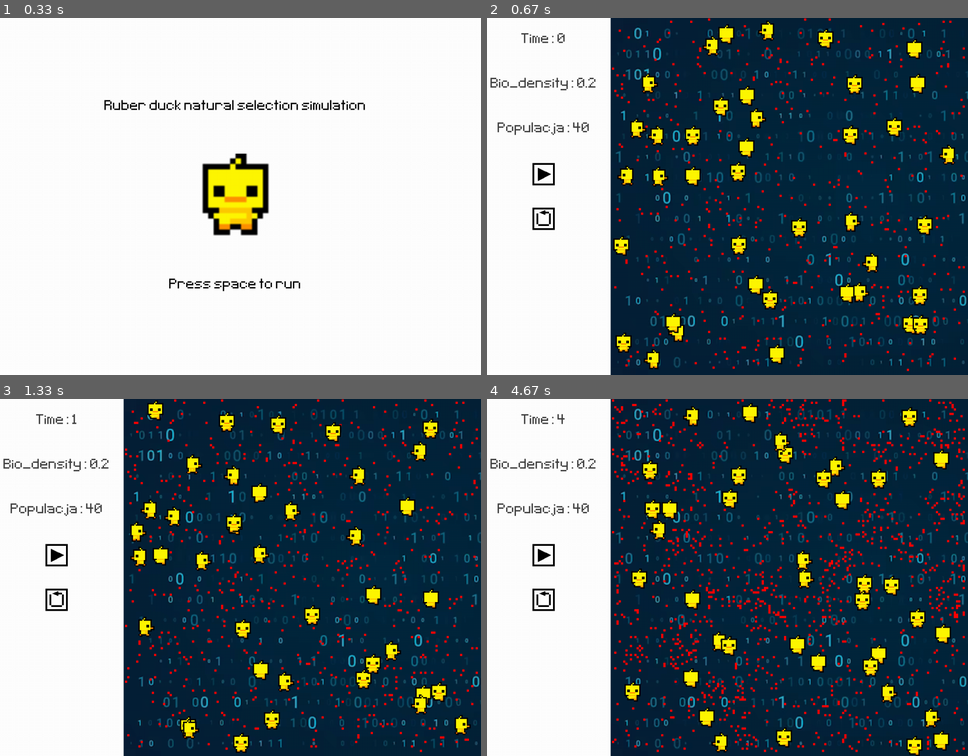
Above: before the commit, frames 1-4 (two rows, left to right).
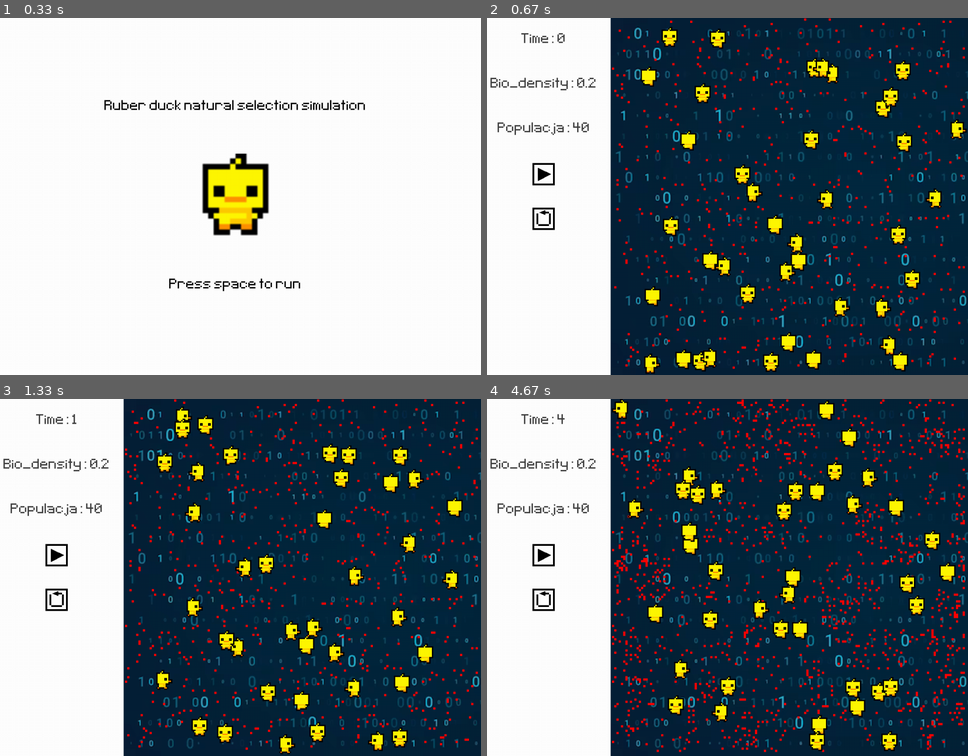
Above: after the commit, the same moments.

Repository: D4S1/Kaczucho-symulacja
Game: pygame game, started from pygame-simulation/simulation.py
Same seed, same stepped clock (60 frames per second), same inputs: the game is played once before the commit and once after it.
Inputs:
- Up to frame 1 (0.33 s): no input
- Up to frame 2 (0.67 s): tap Space at 0.33 s
- Up to frame 3 (1.33 s): tap Space at 0.67, 1 s
- Up to frame 4 (4.67 s): no input

Frame 1 is identical in both runs. In frame 2, 11% of the frame differs, in the area x 26-100%, y 0-100%; in frame 3, 12%; in frame 4, 14%, in the area x 25-100%, y 0-100%.

Commit message:
Update simulation.py

Diff:
--- a/pygame-simulation/simulation.py
+++ b/pygame-simulation/simulation.py
@@ -44,18 +44,16 @@
 
 def main(population, bio_density):
 
-    #menu_width = 300
-    #screen_height = 800
-    #screen_width = menu_width + screen_height
-    #(screen_height, const)
-
     def generate_food(size: int) -> object:
         # Funkcja generująca jedzenie
         return Food(x = randrange(menu_width + size, screen_width - size, size),
                     y = randrange(1 + size, screen_height - size, size))
 
-    def add_food(food_frequency: float) -> None:
-        # Funkcja generująca jedzenie, aby się nie powielało, im większe frequncy tym mniej jedzenia
+    def new_food(food_frequency: float) -> None:
+        '''
+        Funkcja dodaje jedzenie na planszę.
+        Im większe frequency tym mniej jedzenia się pojawi.
+        '''
         food_width = int(5) # dla jedzenia o szerokości 5
         for i in range(int(bio_density * screen_height ** 2 // (food_frequency ** 2))):
             new_food = generate_food(food_width)
@@ -63,6 +61,23 @@
                 new_food = generate_food(food_width)
             bugs.add(new_food)
         # Szerokość jedzenia to 5, dlatego +/- 5, dzięki temu jedzenie na siebie nie na chodzi
+
+    def new_ducks(number: int) -> None:
+        '''
+        Funkcja dodaje number kaczek do symulacji
+        W tym przypadku kaczki nachodzące na siebie nas nie dotyczy, bo ruch i tak
+        tego nie uwzględnia.
+        '''
+        for i in range(population):
+            ducks.add(
+                Duck(
+                    name = f"Kaczucha no {i}",
+                    speed = randint(4, 8),
+                    energy = 15000,
+                    x = randint(menu_width, screen_width),
+                    y = randint(1, screen_height)
+                )
+            )
 
     # inicjacja środowiska pygame owego
     pygame.init()
@@ -105,24 +120,14 @@
 
     # generowanie losowe kaczek
     ducks = pygame.sprite.Group()
-    for i in range(population):
-        ducks.add(
-            Duck(
-                name=f"Kaczucha no {i}",
-                speed=randint(4, 8),
-                energy=15000,
-                x=randint(menu_width, screen_width),
-                y=randint(1, screen_height)
-            )
-        )
+    new_ducks(population)
 
     # generowanie losowe jedzenia
     bugs = pygame.sprite.Group()
-    add_food(20) # Początkowe jedzenie const = 20
+    new_food(20) # Początkowe jedzenie const = 20
 
     running = False
-    intro = True
-
+    pause = False
     start_time = 0
 
     while True:
@@ -136,7 +141,6 @@
             # pauza
             if event.type == pygame.KEYDOWN and event.key == pygame.K_SPACE:
                 running = not running
-                intro = False
 
         if running:
             # Wyświetlanie elementów symulacji
@@ -153,7 +157,7 @@
             screen.blit(restart_surf, restart_rect)
 
             # bugs
-            add_food(80)
+            new_food(80)
             bugs.draw(screen)
 
             # ducks
@@ -163,7 +167,7 @@
             # sprawdzanie kolizji
             collision_sprite(ducks, bugs)
 
-        elif intro:
+        else:
             screen.fill((255, 255, 255))
             screen.blit(game_name, game_name_rect)
             screen.blit(duck_logo, duck_logo_rect)
